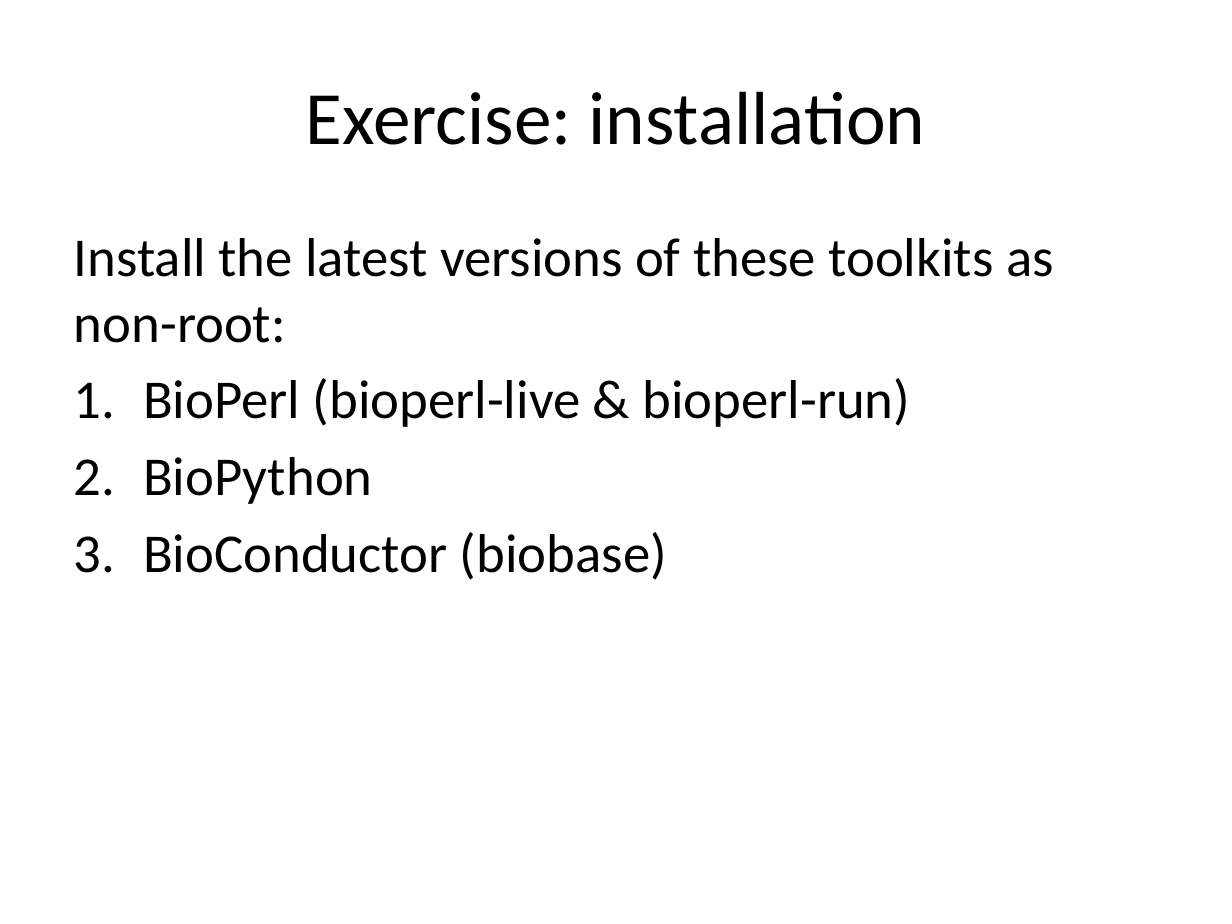
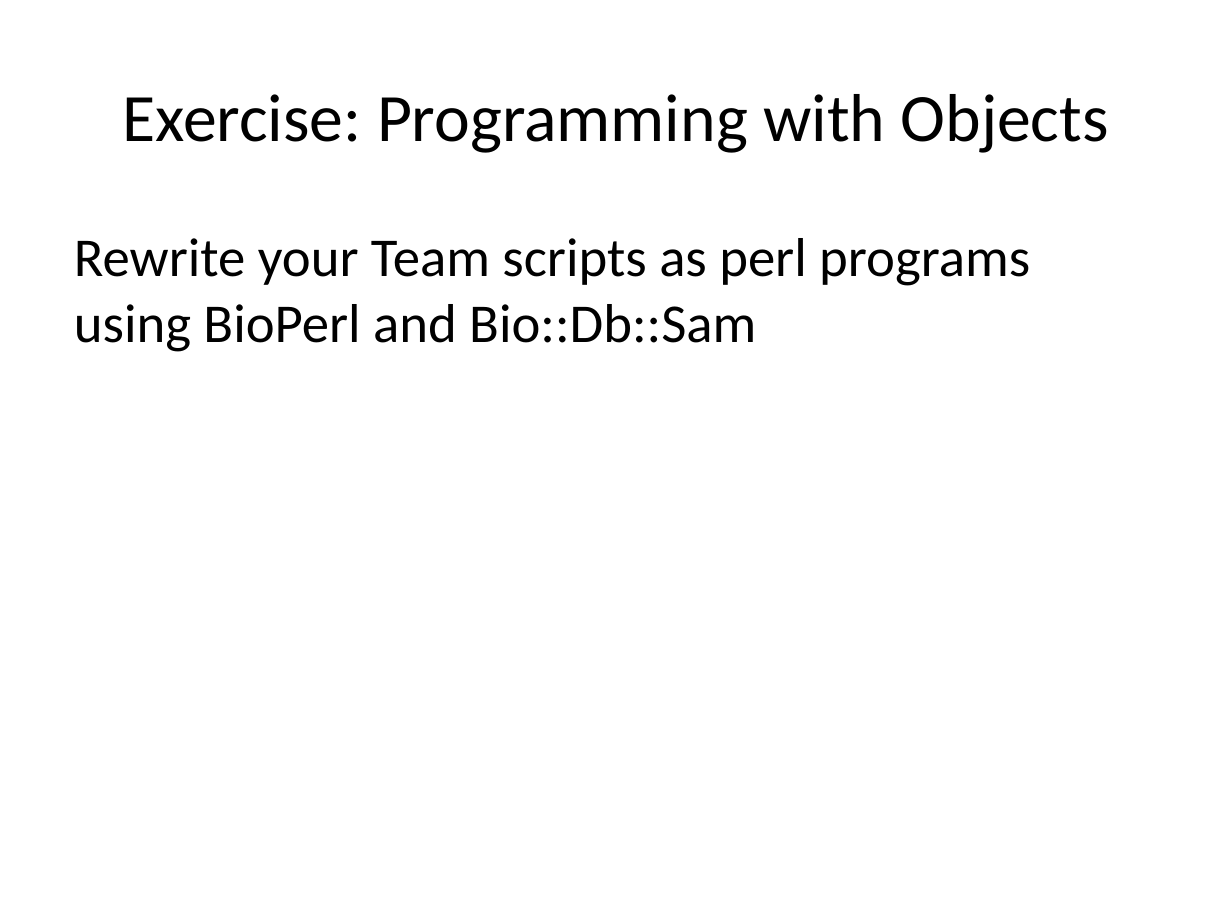
Before and after one commit to naturalis/arangs, a slide deck: slide 12 of doc/slides/day2/session4/Toolkits.pptx. Drawn at 1232x924 pixels with LibreOffice and Linux fonts; fonts in the diff are those of the drawing. Boxes give left, top, right and bottom in pixels: in the first picture for what was removed or moved away, otherwise in the second. Text is boxed around its words. In the diff, an @@ line names an element or a change of style, - is before the commit and + after.

Commit message:
new exercises

```diff
--- a/doc/slides/day2/session4/Toolkits.pptx
+++ b/doc/slides/day2/session4/Toolkits.pptx
@@ title at <box>122,94,1109,153</box>: text changed; size 44 to 39.6 pt @@
-Exercise: installation
+Exercise: Programming with Objects
@@ text at <box>74,238,1030,352</box>: text changed @@
-Install the latest versions of these toolkits as non-root:
-1. BioPerl (bioperl-live & bioperl-run)
-2. BioPython
-3. BioConductor (biobase)
+Rewrite your Team scripts as perl programs using BioPerl and Bio::Db::Sam
```
